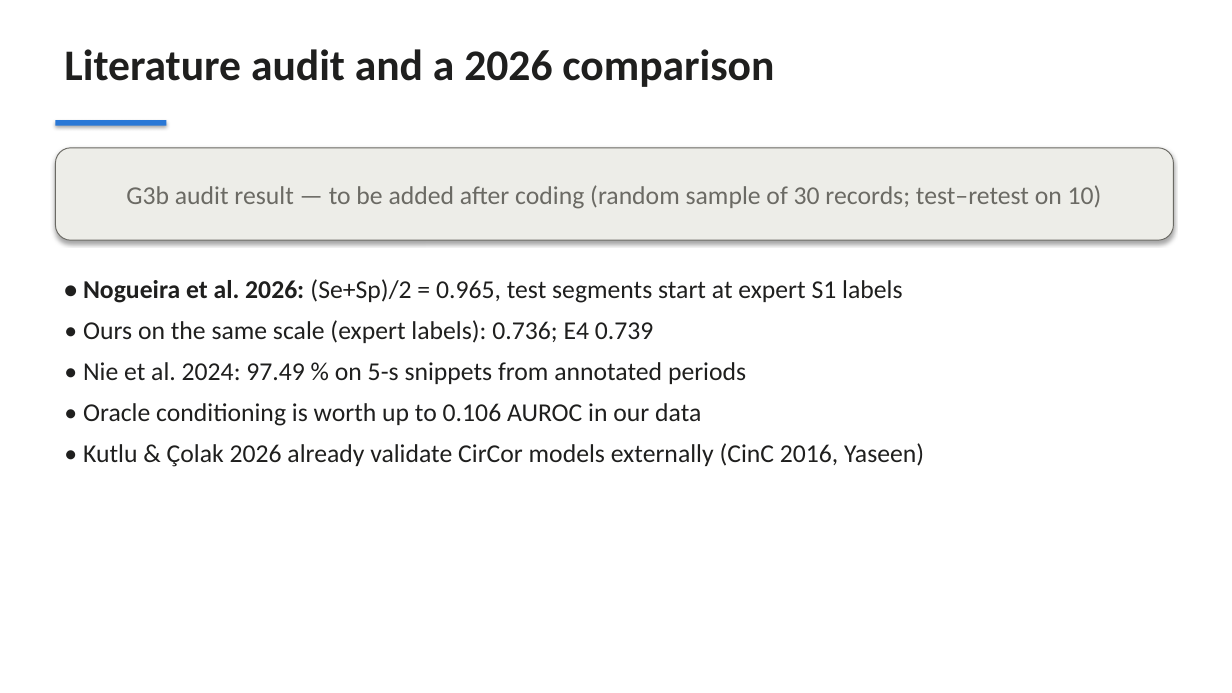
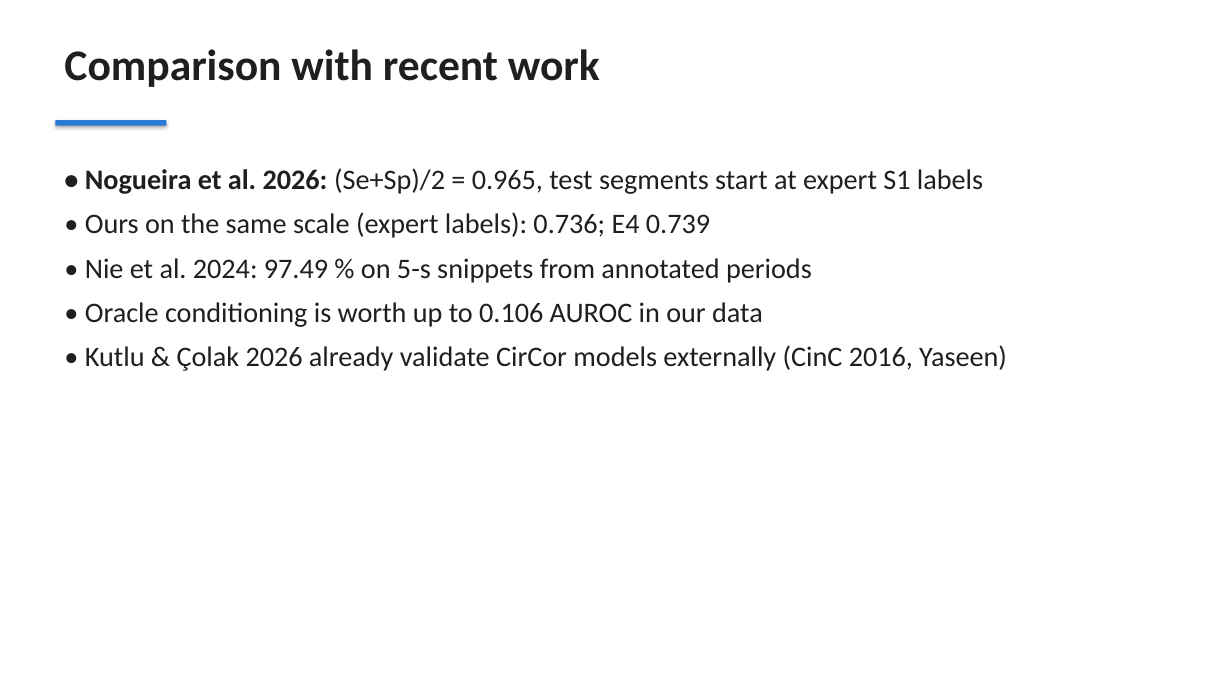
Before and after one commit to pm2m1/ec418-circor-research, a slide deck: slide 11 of report/EC418_slides.pptx. Drawn at 1232x693 pixels with LibreOffice and Linux fonts; fonts in the diff are those of the drawing. Boxes give left, top, right and bottom in pixels: in the first picture for what was removed or moved away, otherwise in the second. Text is boxed around its words. In the diff, an @@ line names an element or a change of style, - is before the commit and + after.

```diff
--- a/report/EC418_slides.pptx
+++ b/report/EC418_slides.pptx
@@ text at (64,49,600,87): text changed @@
-Literature audit and a 2026 comparison
+Comparison with recent work
@@ rounded rectangle removed at (55,148,1174,240) @@
-G3b audit result — to be added after coding (random sample of 30 records; test–retest on 10)
@@ text "• Nogueira et al. 2026: ...": place and size @@
-text "• Nogueira et al. 2026: ..." at (83,279,924,467)
+text "• Nogueira et al. 2026: ..." at (85,168,1007,371)
@@ text "• Nogueira et al. 2026: ..." at (85,168,1007,371): size 20 to 22 pt @@
```
Also in this commit, not shown: 1 other slide changed, 4 other files.
